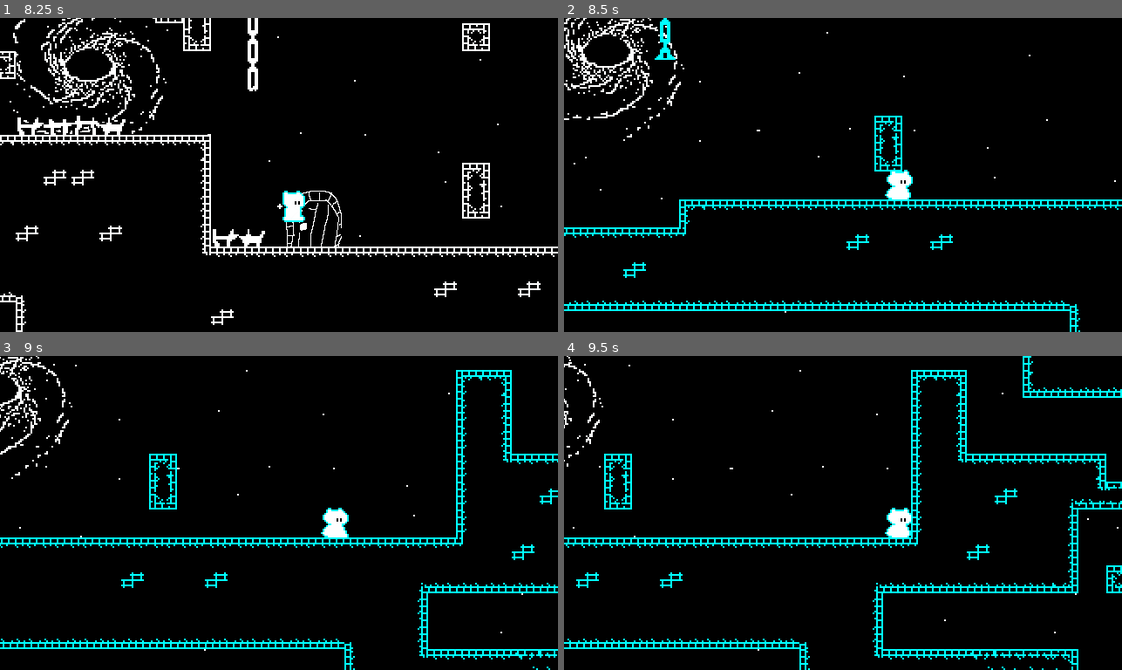
Above: before the commit, frames 1-4 (two rows, left to right).
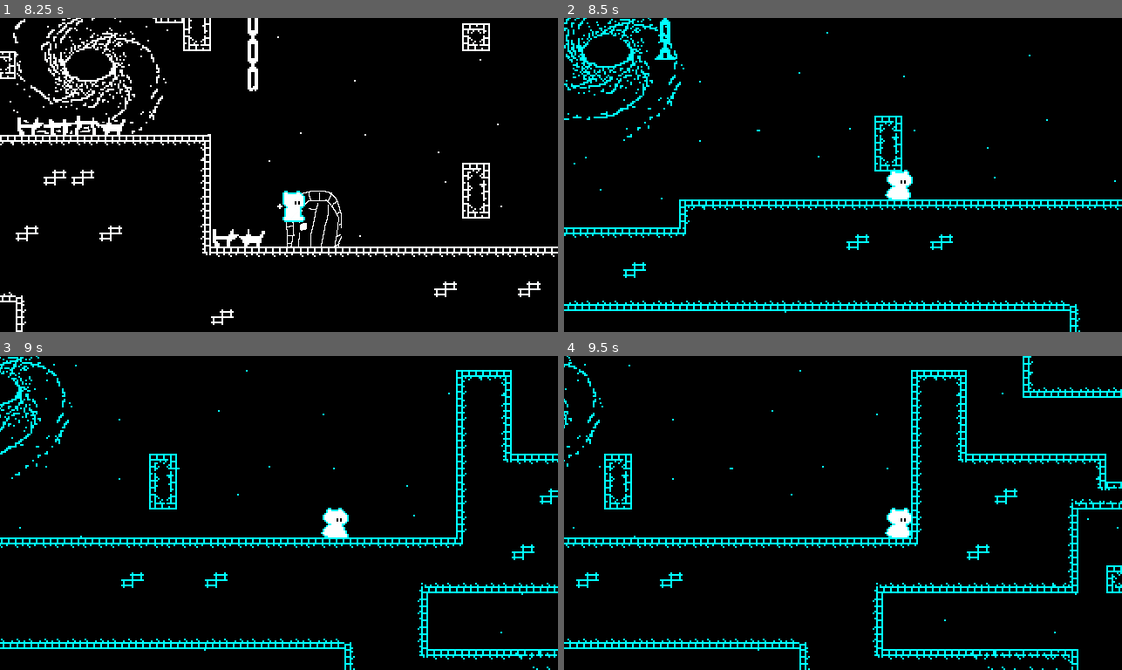
Above: after the commit, the same moments.

Repository: nathanielkaiserxyz/IndieCritical-Summer-Jam-2025
Game: Godot game, scene res://main_menu.tscn
The game is run twice, just before and just after one commit, with the same random seed, the same clock (stepped at 60 frames per second) and the same inputs. Sound files missing from this copy of the repository are replaced by a short silence.
Inputs (mouse positions are in pixels of both pictures, inside the frame that each line leads up to):
- Up to frame 1 (8.25 s): click "Start" at 0.5 s; tap Enter at 1.25 s; move the mouse to (401, 159) at 1.27 s; hold D (ui_right) 1.28-2.78 s; tap Space (ui_up) at 1.52, 2.27, 3.77, 4.52, 5.27, 6.77, 7.52 s; move the mouse to (167, 190) at 2.02 s; move the mouse to (334, 105) at 2.77 s; hold A (ui_left) 2.78-3.53 s; move the mouse to (251, 237) at 3.52 s; hold D (ui_right) 3.53-5.03 s; move the mouse to (446, 222) at 4.27 s; move the mouse to (111, 127) at 5.02 s; hold A (ui_left) 5.03-5.78 s; move the mouse to (306, 175) at 5.77 s; hold D (ui_right) 5.78-6.53 s; move the mouse to (195, 96) at 6.52 s; hold A (ui_left) 6.53-8.03 s; move the mouse to (401, 159) at 7.27 s; move the mouse to (167, 190) at 8.02 s; hold D (ui_right) from 8.03 s (still down)
- Up to frame 2 (8.5 s): keep holding D (ui_right); tap Space (ui_up) at 8.27 s
- Up to frame 3 (9 s): keep holding D (ui_right); move the mouse to (334, 443) at 8.77 s
- Up to frame 4 (9.5 s): keep holding D (ui_right)

Frame 1 is identical in both runs. In frame 2, 1.3% of the frame differs, in the area x 0-99%, y 0-94%; in frame 3, 0.7%; in frame 4, 0.2%.

Commit message:
shader changer completed

Diff:
--- a/level_two.tscn
+++ b/level_two.tscn
@@ -10,6 +10,10 @@
 [ext_resource type="PackedScene" uid="uid://cwsor1umju752" path="res://player.tscn" id="8_f8h4k"]
 [ext_resource type="Script" uid="uid://cv47gb3gkqrfy" path="res://level_doors.gd" id="9_klqtm"]
 [ext_resource type="Texture2D" uid="uid://6g6idhy1qkic" path="res://assets/world/door.png" id="10_ytroq"]
+
+[sub_resource type="ShaderMaterial" id="ShaderMaterial_j03hg"]
+shader = ExtResource("1_ook2w")
+shader_parameter/tint_color = Color(0, 1, 1, 1)
 
 [sub_resource type="ShaderMaterial" id="ShaderMaterial_ioo17"]
 shader = ExtResource("1_ook2w")
@@ -613,9 +617,26 @@
 sources/1 = SubResource("TileSetAtlasSource_pkg7o")
 sources/2 = SubResource("TileSetAtlasSource_gbfbk")
 
+[sub_resource type="ShaderMaterial" id="ShaderMaterial_ook2w"]
+shader = ExtResource("1_ook2w")
+shader_parameter/tint_color = Color(1, 1, 1, 1)
+
+[sub_resource type="ShaderMaterial" id="ShaderMaterial_q0uq4"]
+shader = ExtResource("1_ook2w")
+shader_parameter/tint_color = Color(0, 1, 1, 1)
+
+[sub_resource type="ShaderMaterial" id="ShaderMaterial_c6k8r"]
+shader = ExtResource("1_ook2w")
+shader_parameter/tint_color = Color(0, 1, 1, 1)
+
 [sub_resource type="CapsuleShape2D" id="CapsuleShape2D_k3n1d"]
 
+[sub_resource type="ShaderMaterial" id="ShaderMaterial_48q8l"]
+shader = ExtResource("1_ook2w")
+shader_parameter/tint_color = Color(0, 1, 1, 1)
+
 [node name="level_one" type="Node2D"]
+material = SubResource("ShaderMaterial_j03hg")
 
 [node name="TileMapLayer" type="TileMapLayer" parent="."]
 material = SubResource("ShaderMaterial_ioo17")
@@ -625,10 +646,12 @@
 [node name="ParallaxStars" type="ParallaxBackground" parent="."]
 
 [node name="StarLayer" type="ParallaxLayer" parent="ParallaxStars"]
+material = SubResource("ShaderMaterial_ook2w")
 motion_scale = Vector2(0.1, 0.1)
 motion_mirroring = Vector2(640, 360)
 
 [node name="Sprite2D" type="Sprite2D" parent="ParallaxStars/StarLayer"]
+material = SubResource("ShaderMaterial_q0uq4")
 position = Vector2(320, 180)
 texture = ExtResource("6_8gbg3")
 
@@ -637,6 +660,7 @@
 motion_mirroring = Vector2(3200, 1800)
 
 [node name="Sprite2D" type="Sprite2D" parent="ParallaxStars/galaxies"]
+material = SubResource("ShaderMaterial_c6k8r")
 position = Vector2(320, 181)
 texture = ExtResource("7_orixp")
 
@@ -651,6 +675,7 @@
 shape = SubResource("CapsuleShape2D_k3n1d")
 
 [node name="Sprite2D" type="Sprite2D" parent="levelDoors"]
+material = SubResource("ShaderMaterial_48q8l")
 scale = Vector2(0.5, 0.5)
 texture = ExtResource("10_ytroq")
 
--- a/player.gd
+++ b/player.gd
@@ -14,6 +14,7 @@
 @onready var coyote_timer = $coyote_timer
 @onready var wall_jump_timer = $wall_jump_x_velo
 @onready var wall_jump_reset = $wall_jump_reset
+@onready var skin_change = $skin_change_timer
 
 var gravity = ProjectSettings.get_setting("physics/2d/default_gravity")
 var is_ducking = false
@@ -21,11 +22,9 @@
 
 func _physics_process(delta):
 	change_skin = Input.is_action_pressed("ui_r")
-	if change_skin:
+	if change_skin and skin_change.is_stopped():
 		$outline_animations.material.set_shader_parameter("outline_color", PlayerData.new_skin())
-		print($outline_animations.material)
-		print($outline_animations.material is ShaderMaterial)
-		print(PlayerData.new_skin())
+		skin_change.start()
 	is_ducking = Input.is_action_pressed("ui_down")
 	if not is_on_floor():
 		velocity.y += gravity * delta
--- a/player.tscn
+++ b/player.tscn
@@ -190,3 +190,7 @@
 [node name="wall_jump_reset" type="Timer" parent="CharacterBody2D"]
 wait_time = 0.5
 one_shot = true
+
+[node name="skin_change_timer" type="Timer" parent="CharacterBody2D"]
+wait_time = 0.25
+one_shot = true
--- a/scripts/player_data.gd
+++ b/scripts/player_data.gd
@@ -4,15 +4,19 @@
 var temp = 0
 
 var skins = [
-	"Color(1, 1, 1, 1)",
-	"Color(0, 1, 1, 1)",
-	"Color(1, 1, 0, 1)",
+	Vector4(1.0,1.0,1.0,1.0),
+	Vector4(0.0,1.0,1.0,1.0),
+	Vector4(0.0,1.0,0.0,1.0),
 ]
+
+func append_skins(new_color : Vector4):
+	skins.append(new_color)
 
 func new_skin():
 	if skin_index + 1 == skins.size():
 		temp = skin_index
 		skin_index = 0
 		return skins[temp]
+
 	skin_index += 1
-	return skins[skin_index]
+	return skins[skin_index - 1]
Not shown, added: export_presets.cfg
Not shown: 1 places in level_two.tscn that only renumber resources
Not shown, added: orbittest.zip
